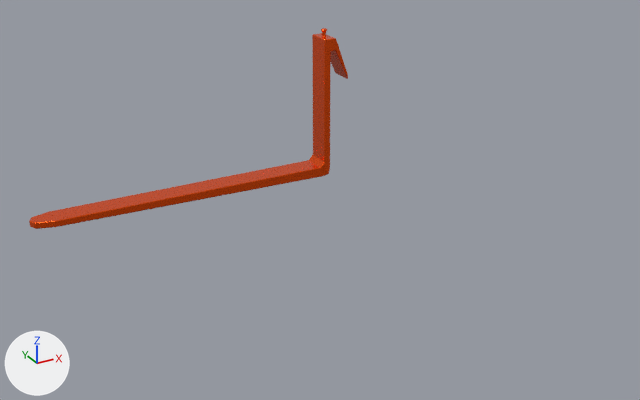
Before and after pictures for a commit that changed the glTF model assets/glbs/fork.glb.
The view is the same before and after, from a 50 mm lens placed at (-1.979, -2.954, 1.374), pointed at (-0.802, -0.815, 0.304). The lights are fixed; the arrows at lower left show +X, +Y and +Z. The first picture is the older version. Vertices at exactly the same position are counted once.
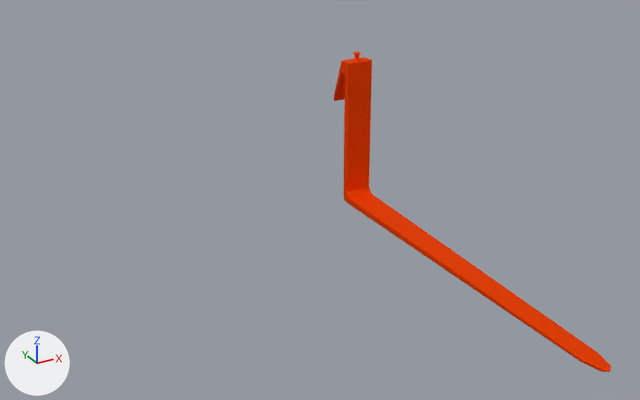
What differs and where, as boxes (x1, y1, x2, y2) in the pictures (640 x 400 px; the box of a moved part takes in the faces that stretch with it):
'Plane.002', recoloured, reshaped, surface changed, moved, turned: before (29, 28, 348, 229); after (334, 52, 611, 372)
part 1 of me_plane_009, moved or reshaped: before (29, 51, 331, 229); after (343, 107, 611, 372)
part 2 of me_plane_009, surface changed: before (29, 28, 348, 229); after (334, 52, 611, 372)

Edits to the bpy script that builds the scene:
```text
Add img_imphenziapixel_emission:
    img_imphenziapixel_emission = load_image('ImphenziaPixel-Emission', '_unpacked/ImphenziaPixel-Emission', 128, 128, 'sRGB')
Add img_imphenziapixel_attributes:
    img_imphenziapixel_attributes = load_image('ImphenziaPixel-Attributes', '_unpacked/ImphenziaPixel-Attributes', 128, 128, 'Non-Color')
Add mat_imphenziapixpal:
    mat_imphenziapixpal = bpy.data.materials.new('ImphenziaPixPal')
    # uses the picture img_imphenziapixel_attributes
    # uses the picture img_imphenziapixel_basecolor
    # uses the picture img_imphenziapixel_emission
Change me_plane_009:
    used by ob_plane_002; location = (-0.071, 0.0, 0.031); rotation_euler = (0.0, 0.0, -1.571), in degrees (0, 0, -90)
    remove me_plane_009.from_pydata(...)  # 274 vertices, 544 faces; spans x -0.05..0.05, y -1.441..-0.185, z -0.01..0.577
    remove me_plane_009.materials.append(mat_idw_forklift)  # picture img_imphenziapixel_basecolor
    add me_plane_009.from_pydata(...)  # 274 vertices, 544 faces; spans x -0.05..0.05, y -1.588..-0.185, z 0.003..0.577
    me_plane_009 part 1: 60 of 274 vertices moved; they spanned x -0.05..0.05, y -1.441..-0.263, z -0.01..0.032 and now span x -0.05..0.05, y -1.588..-0.263, z 0.003..0.032; mean shift (0.0, -0.078, 0.0); largest move (0.023, -1.431, 0.029) -> (0.014, -1.579, 0.011)
    me_plane_009 part 2: texture (UV) coordinates of 544 of 544 faces, centred in x -0.05..0.05, y -1.441..-0.185, z -0.008..0.577, changed; they spanned u 0.26..0.26, v 0.63..0.63 and now span u 0.34..0.34, v 0.03..0.03
    add me_plane_009.materials.append(mat_imphenziapixpal)
Change ob_plane_002:
    ob_plane_002.rotation_euler: (0.0, 0.0, -1.571) -> (0.0, 0.0, 0.0)  # degrees (0, 0, -90) -> degrees (0, 0, 0)
    ob_plane_002.location: (-0.071, 0.0, 0.031) -> (-0.348, 0.0, 0.0)
```
